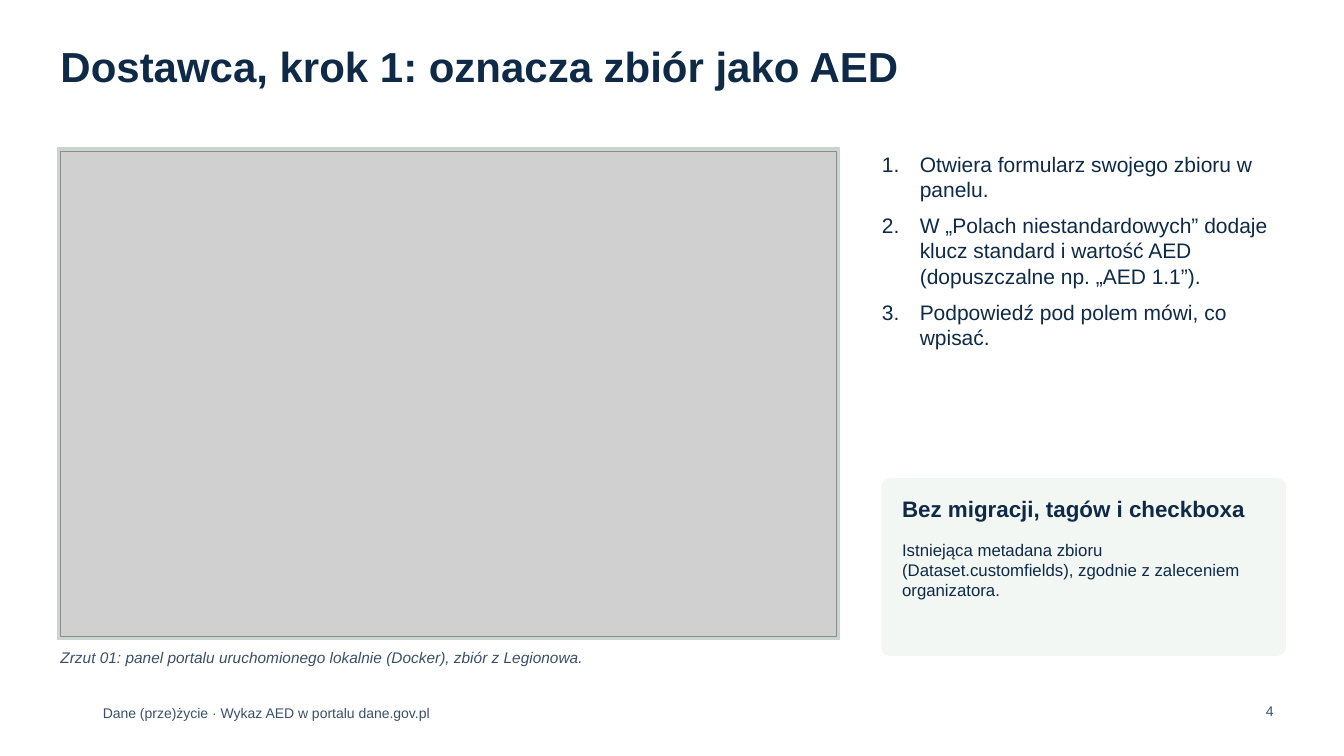
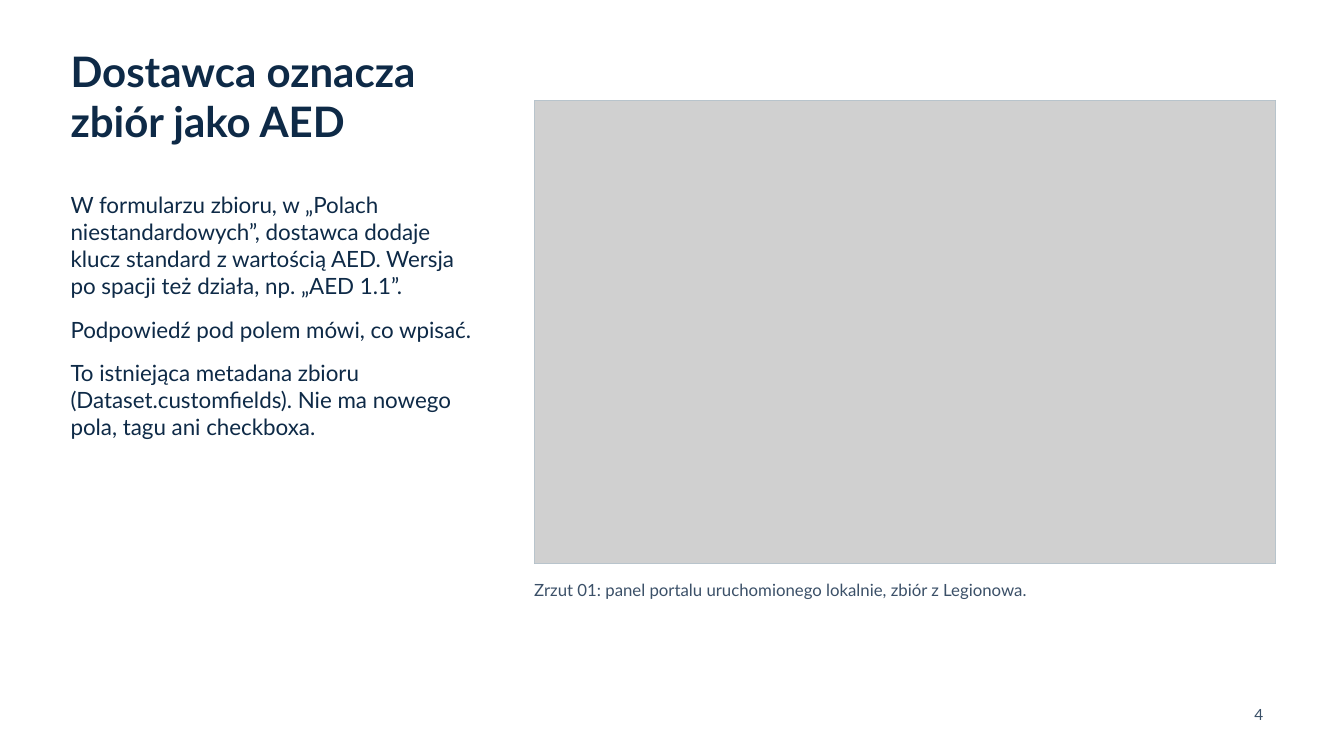
Before and after one commit to Bleidhu/Hack_Nation_2026_Open_AED, a slide deck: slide 4 of ZGLOSZENIE/prezentacja/dane_przezycie_prezentacja.pptx. Drawn at 1344x756 pixels with LibreOffice and Linux fonts; fonts in the diff are those of the drawing; grey boxes stand for pictures; background and template pictures are left out. Boxes give left, top, right and bottom in pixels: in the first picture for what was removed or moved away, otherwise in the second. Text is boxed around its words. In the diff, an @@ line names an element or a change of style, - is before the commit and + after.

```diff
--- a/ZGLOSZENIE/prezentacja/dane_przezycie_prezentacja.pptx
+++ b/ZGLOSZENIE/prezentacja/dane_przezycie_prezentacja.pptx
@@ title at bbox=[71, 56, 416, 145]: text changed; font Arial to Lato @@
-Dostawca, krok 1: oznacza zbiór jako AED
+Dostawca oznacza zbiór jako AED
@@ picture: place and size @@
-picture at bbox=[60, 151, 837, 636]
+picture at bbox=[534, 101, 1275, 564]
@@ rectangle added at bbox=[534, 101, 1275, 564], outline #B8C4CC 0.75 pt @@
@@ rectangle removed at bbox=[57, 148, 840, 639] @@
@@ text removed at bbox=[920, 156, 1267, 350] @@
-1. Otwiera formularz swojego zbioru w panelu.
-2. W „Polach niestandardowych” dodaje klucz standard i wartość AED (dopuszczalne np. „AED 1.1”).
-3. Podpowiedź pod polem mówi, co wpisać.
@@ text added at bbox=[71, 196, 471, 439], 16 pt, text #0E2A47 @@
+W formularzu zbioru, w „Polach niestandardowych”, dostawca dodaje klucz standard z wartością AED. Wersja po spacji też działa, np. „AED 1.1”.
+Podpowiedź pod polem mówi, co wpisać.
+To istniejąca metadana zbioru (Dataset.customfields). Nie ma nowego pola, tagu ani checkboxa.
@@ rounded rectangle removed at bbox=[882, 479, 1286, 655] @@
@@ text removed at bbox=[902, 500, 1244, 522] @@
-Bez migracji, tagów i checkboxa
@@ text removed at bbox=[902, 544, 1240, 600] @@
-Istniejąca metadana zbioru (Dataset.customfields), zgodnie z zaleceniem organizatora.
@@ text at bbox=[534, 583, 1026, 599]: text changed; size 11 to 12 pt; font Arial to Lato; italic off @@
-Zrzut 01: panel portalu uruchomionego lokalnie (Docker), zbiór z Legionowa.
+Zrzut 01: panel portalu uruchomionego lokalnie, zbiór z Legionowa.
@@ text removed at bbox=[103, 708, 430, 721] @@
-Dane (prze)życie · Wykaz AED w portalu dane.gov.pl
@@ page number: place and size @@
-page number at bbox=[1266, 706, 1274, 716]
+page number at bbox=[1254, 709, 1263, 720]
@@ page number at bbox=[1254, 709, 1263, 720]: size 10 to 11 pt, font Arial to Lato @@
```
Also in this commit, not shown: 13 other slides changed, 12 other files.
